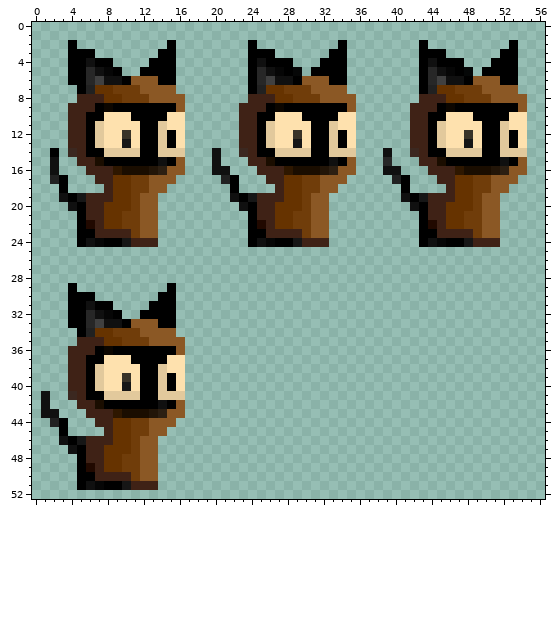
Two states of a pixel-art sprite, images/player-sheet1.png. The picture above is the old version.
The file is 64x64 pixels. Pixels under 10% opacity are left out. Colours within 5 levels of each other are drawn and written as one. Shown: x 0..56, y 0..52. The old version is drawn lined up with the new one.
The same view after the edit:
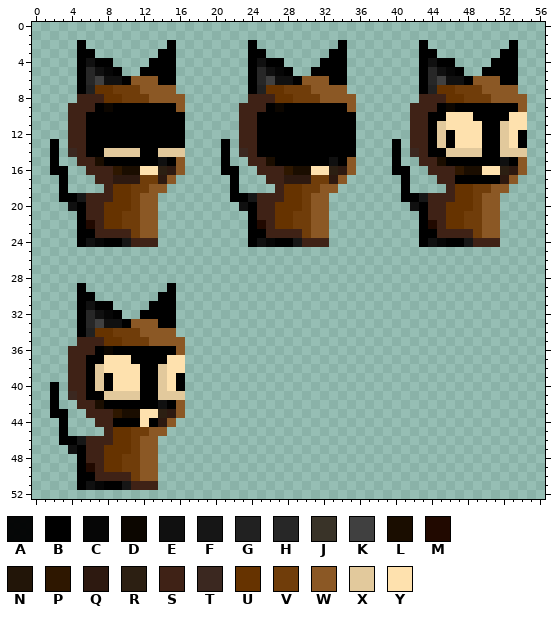
Palette (. is transparent): A #000000f5  B #000000  C #060606  D #0c0600  E #101010  F #161616  G #212121  H #272727  J #393328  K #404040  L #1a0d00  M #210900  N #221508  P #2e1700  Q #2d1910  R #2c1f12  S #3f2216  T #3b2820  U #663300  V #703d0a  W #8b5825  X #e2c99c  Y #fee1ae
What changed:
drawings rearranged on the sheet (the old picture shows each at its new place; 11 dropped ones are not shown)
Colour B now appears in row 2 at x 5; in row 13 at x 2, 21 and 40; in rows 14 to 15 at x 21 and 40; in row 16 at x 3, 22 and 41; in row 29 at x 5; in rows 40 to 42 at x 2.
Colour B now appears in row 43 at x 3.
The author changed colour E to colour B in row 15 at x 2; in row 16 at x 2, 21 and 40; in row 19 at x 3, 22 and 41; in row 43 at x 2; in row 46 at x 3.
The author changed colour F to colour B in row 13 at x 10 and 29.
The author changed colour J to colour B in row 12 at x 10 and 29.
The author changed colour U to colour B in row 17 at x 47 to 48; in row 44 at x 9 to 10.
The author changed colour V to colour B in row 17 at x 49 to 50; in row 44 at x 11.
The author changed colour W to colour B in row 17 at x 51; in row 44 at x 13.
The author changed colour X to colour B in rows 11 to 13 at x 7, 14, 26 and 33; in row 14 at x 27 to 30 and 33 to 35.
The author changed colour Y to colour B in row 10 at x 8 to 10, 15 to 16, 27 to 29 and 34 to 35; in row 11 at x 8 to 11, 15 to 16, 27 to 30 and 34 to 35; in rows 12 to 13 at x 8 to 9, 11, 16, 27 to 28, 30, 35, 46 and 54; in rows 39 to 40 at x 8 and 16.
The author changed colour U to colour Q in row 17 at x 9 to 10 and 28 to 29.
The author changed colour V to colour Q in row 17 at x 11 and 30.
The author changed colour W to colour Q in row 16 at x 15, 34 and 53; in row 17 at x 14, 33 and 52; in row 43 at x 15; in row 44 at x 14.
The author changed colour W to colour V in row 17 at x 13 and 32.
The author changed colour B to colour Y in rows 12 to 13 at x 53; in rows 39 to 40 at x 15.
The author changed colour F to colour Y in row 13 at x 48; in row 40 at x 10.
The author changed colour J to colour Y in row 12 at x 48; in row 39 at x 10.
The author changed colour L to colour Y in row 16 at x 12, 31 and 50; in row 43 at x 12.
The author changed colour N to colour Y in row 16 at x 13, 32 and 51; in row 43 at x 13.
The author changed colour V to colour Y in row 44 at x 12.
The edit erases colour A in row 5 at x 29 and 48.
The edit erases colour B in row 2 at x 4; in row 3 at x 4, 26 and 45; in row 4 at x 4, 28 and 47; in rows 5 to 6 at x 4; in rows 29 to 33 at x 4.
The edit erases colour E in row 14 at x 20 and 39; in row 15 at x 20; in row 16 at x 20 and 39; in rows 41 to 43 at x 1.
The edit erases colour G in row 17 at x 2, 21 and 40; in row 44 at x 2.
The edit erases colour H in row 15 at x 39.
Pixel boxes of the changes (left, top, right, bottom) in both pictures:
changed: (50, 40, 356, 202)
erased: (437, 49, 473, 76)
changed: (446, 130, 527, 184)
changed: (383, 139, 410, 202)
changed: (68, 283, 86, 328)
changed: (41, 373, 185, 445)
